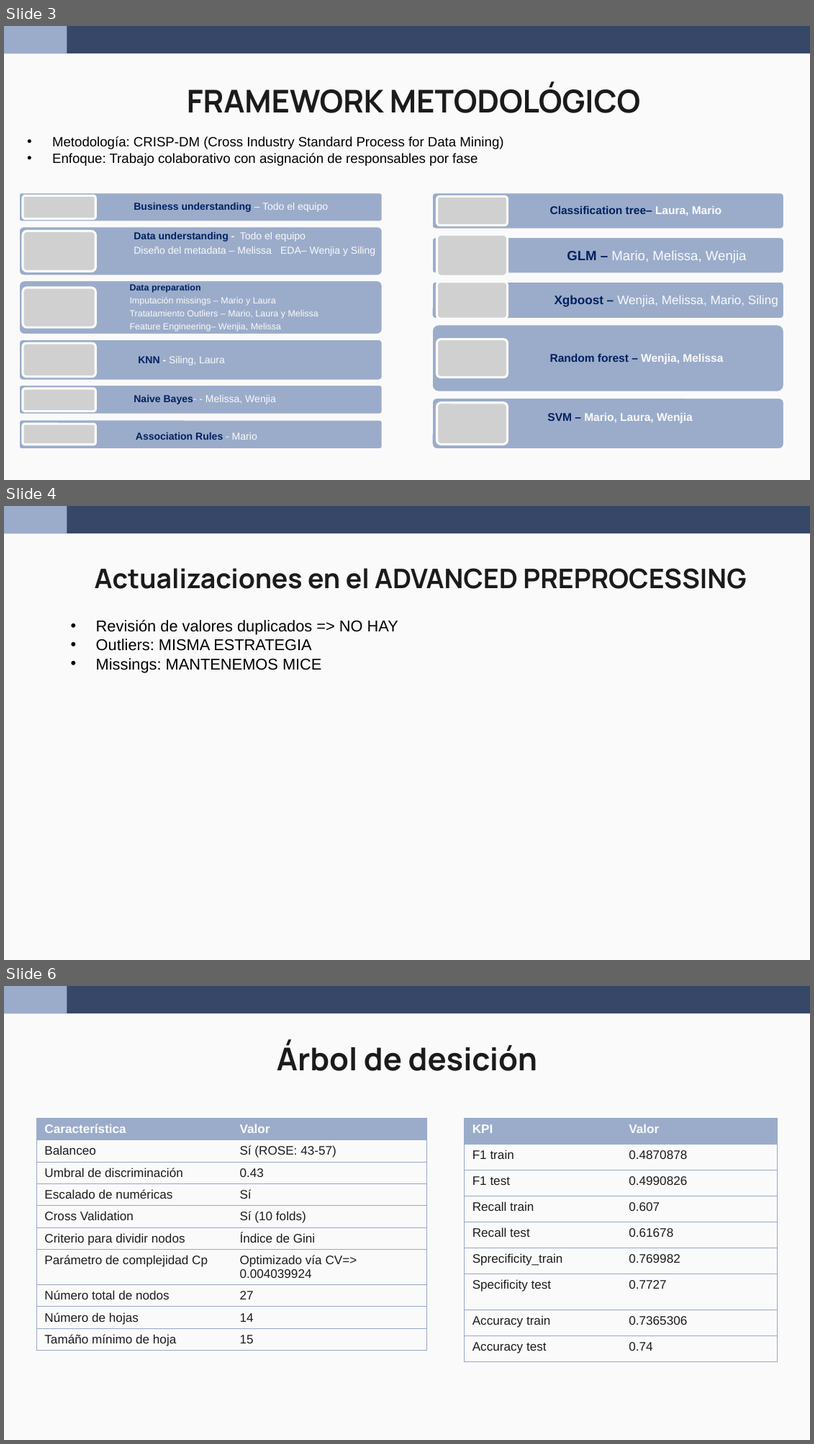
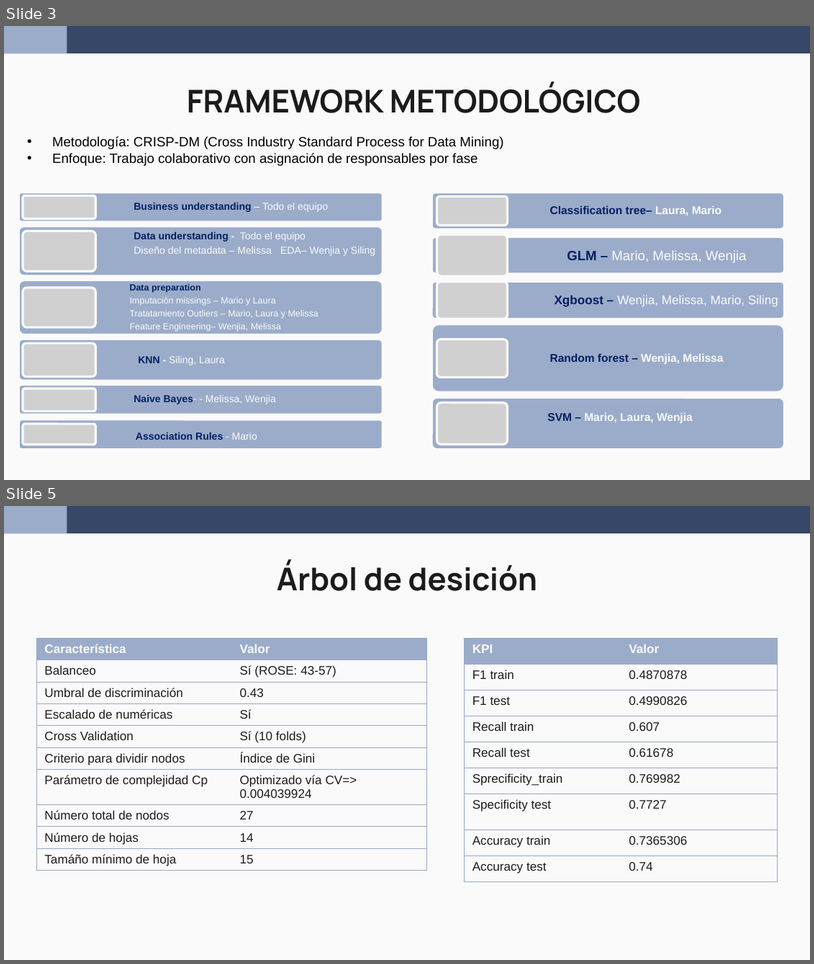
Before and after one commit to wen2111/Mineria, a slide deck: Entrega_2/00.REPORTE/Reporte_Grupo5_new.pptx. Shown one above the other, each under a label of ours: slides 3, 4 and 6 before the commit, slides 3 and 5 after it; the slides between them are not shown. The pictures are 814x1444 and 814x964 pixels, drawn with LibreOffice and Linux fonts; fonts in the diff are those of the drawing; grey boxes stand for pictures. Boxes give left, top, right and bottom in pixels: in the first picture for what was removed or moved away, otherwise in the second. Text is boxed around its words. In the diff, an @@ line names an element or a change of style, - is before the commit and + after.

```diff
--- a/Entrega_2/00.REPORTE/Reporte_Grupo5_new.pptx
+++ b/Entrega_2/00.REPORTE/Reporte_Grupo5_new.pptx
@@ slide 4 removed at <box>4,506,810,960</box>, background #FAFAFA; not listed: 2 template elements that a slide beside it also shows @@
@@ title removed at <box>95,568,746,589</box> @@
-Actualizaciones en el ADVANCED PREPROCESSING
@@ text removed at <box>96,620,399,672</box> @@
-• Revisión de valores duplicados => NO HAY
-• Outliers: MISMA ESTRATEGIA
-• Missings: MANTENEMOS MICE
@@ what was slide 6 is now slide 5 @@
```
Also in this commit, not shown: 2 slides changed, 1 slide added, 1 other slide removed.
